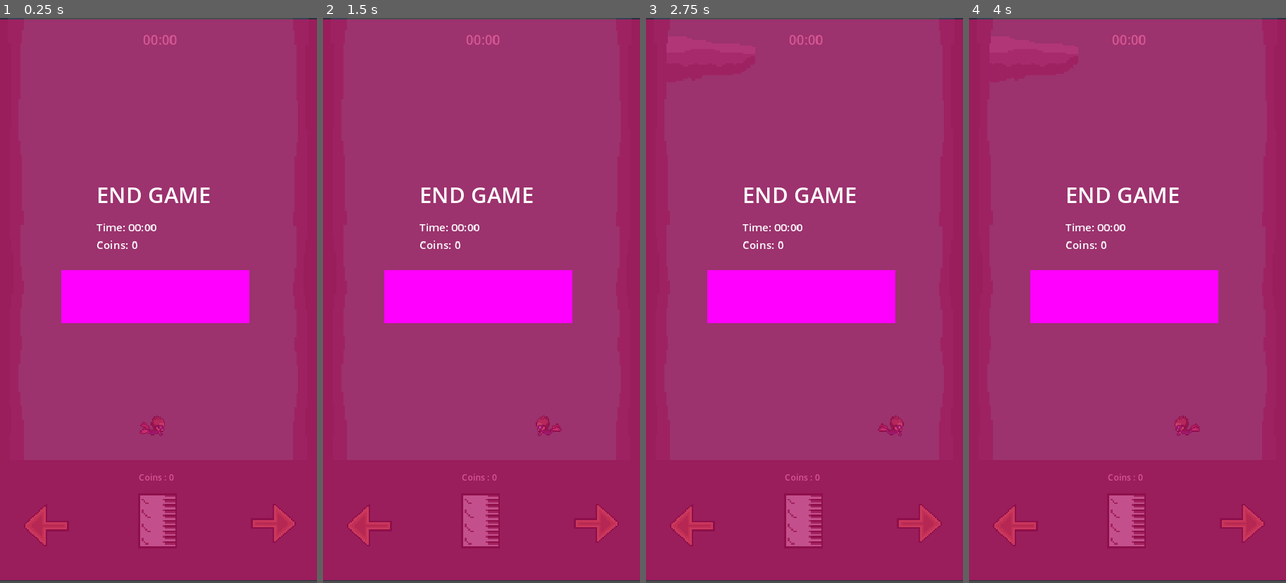
Above: before the commit, frames 1-4 (left to right).
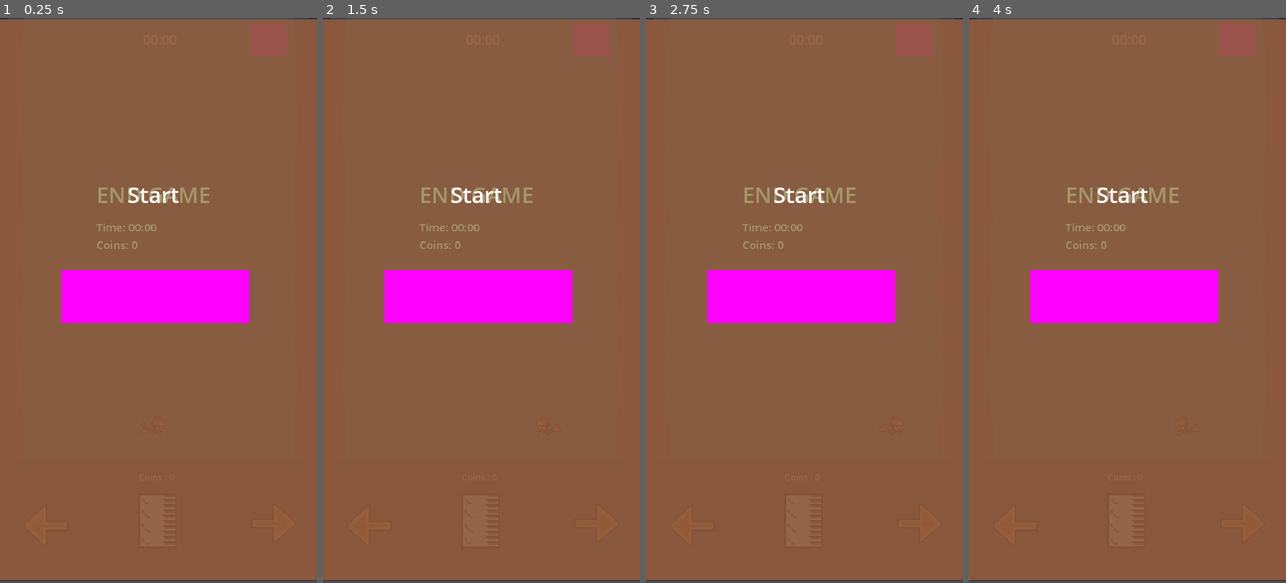
Above: after the commit, the same moments.

Repository: TreliaGT/Diver-Game-Godot
Game: Godot game, scene res://scenes/main.tscn
The game is run twice, just before and just after one commit, with the same random seed, the same clock (stepped at 60 frames per second) and the same inputs.
Inputs:
- Up to frame 1 (0.25 s): no input
- Up to frame 2 (1.5 s): tap Enter at 0.5 s; hold Right (ui_right) 0.53-1.28 s; hold Left (ui_left) from 1.28 s (still down)
- Up to frame 3 (2.75 s): release Left (ui_left) at 2.03 s; hold Right (ui_right) from 2.03 s (still down)
- Up to frame 4 (4 s): tap Space at 3.5 s; release Right (ui_right) at 3.53 s; hold Left (ui_left) from 3.53 s (still down)

The runs differ from the first frame. In frame 1, 94% of the frame differs, in the area x 0-100%, y 0-100%; in frame 2, 94%; in frame 3, 94%; in frame 4, 94%.

Commit message:
added start menu

Diff:
--- a/scenes/main.tscn
+++ b/scenes/main.tscn
@@ -182,11 +182,44 @@
 vframes = 2
 frame = 10
 
+[node name="Paused" type="TouchScreenButton" parent="UI"]
+position = Vector2(568, 11)
+scale = Vector2(84, 75)
+texture_normal = SubResource("PlaceholderTexture2D_tbs2w")
+
 [node name="Player" parent="." instance=ExtResource("2_1htvt")]
 position = Vector2(347, 923)
 
 [node name="Environment" type="VBoxContainer" parent="."]
 alignment = 1
+
+[node name="Pause" type="CanvasLayer" parent="."]
+unique_name_in_owner = true
+visible = false
+
+[node name="ColorRect" type="ColorRect" parent="Pause"]
+offset_left = -3.0
+offset_top = 4.0
+offset_right = 725.0
+offset_bottom = 1273.0
+size_flags_horizontal = 4
+size_flags_vertical = 4
+color = Color(0.504639, 0.428598, 0.183865, 0.717647)
+metadata/_edit_use_anchors_ = true
+
+[node name="Resume" type="TouchScreenButton" parent="Pause/ColorRect"]
+position = Vector2(142, 568)
+scale = Vector2(427, 119)
+texture_normal = SubResource("PlaceholderTexture2D_tbs2w")
+
+[node name="Endgame" type="Label" parent="Pause/ColorRect"]
+offset_left = 222.0
+offset_top = 361.0
+offset_right = 482.0
+offset_bottom = 431.0
+theme_override_font_sizes/font_size = 50
+text = "Pause"
+horizontal_alignment = 1
 
 [node name="EndGame" type="CanvasLayer" parent="."]
 visible = false
@@ -224,8 +257,37 @@
 theme_override_font_sizes/font_size = 50
 text = "END GAME"
 
+[node name="Start" type="CanvasLayer" parent="."]
+unique_name_in_owner = true
+
+[node name="ColorRect" type="ColorRect" parent="Start"]
+offset_left = -3.0
+offset_top = 4.0
+offset_right = 725.0
+offset_bottom = 1273.0
+size_flags_horizontal = 4
+size_flags_vertical = 4
+color = Color(0.504639, 0.428598, 0.183865, 0.717647)
+metadata/_edit_use_anchors_ = true
+
+[node name="Start" type="TouchScreenButton" parent="Start/ColorRect"]
+position = Vector2(142, 568)
+scale = Vector2(427, 119)
+texture_normal = SubResource("PlaceholderTexture2D_tbs2w")
+
+[node name="Endgame" type="Label" parent="Start/ColorRect"]
+offset_left = 222.0
+offset_top = 361.0
+offset_right = 482.0
+offset_bottom = 431.0
+theme_override_font_sizes/font_size = 50
+text = "Start"
+horizontal_alignment = 1
+
 [connection signal="pressed" from="UI/ColorRect/Right" to="Player" method="_on_right_pressed"]
 [connection signal="released" from="UI/ColorRect/Right" to="Player" method="_on_released"]
 [connection signal="pressed" from="UI/ColorRect/Left" to="Player" method="_on_left_pressed"]
 [connection signal="released" from="UI/ColorRect/Left" to="Player" method="_on_released"]
+[connection signal="pressed" from="UI/Paused" to="." method="_on_paused_pressed"]
+[connection signal="pressed" from="Pause/ColorRect/Resume" to="." method="_on_resume_pressed"]
 [connection signal="pressed" from="EndGame/ColorRect/Start Again" to="." method="_on_start_again_pressed"]
--- a/scripts/main.gd
+++ b/scripts/main.gd
@@ -7,6 +7,7 @@
 
 @onready var environment = $Environment
 @onready var end_game_ui = $EndGame
+@onready var paused_game_ui = %Pause
 @onready var Player = $Player
 @onready var coinlabel = %CoinLabel
 @onready var tankSprite = %Tank
@@ -18,6 +19,7 @@
 var tank : int = 10
 var viewport_size: Vector2
 var endgame: bool = false
+var pausedgame: bool = false
 var coins :int = 0
 var elapsed_time: float = 0.0
 # Called when the node enters the scene tree for the first time.
@@ -70,7 +72,7 @@
 			break
 
 func _process(delta: float) -> void:
-	if not endgame:
+	if not endgame && not pausedgame:
 		#Timer
 		elapsed_time += delta
 		var minutes = int(elapsed_time / 60)
@@ -103,6 +105,8 @@
 #end the game
 func _end_game() -> void:
 	endgame = true
+	spawn_timer.stop()
+	tank_timer.stop()
 	endstatus.text = "Time: %s \nCoins: %s" %  [timerLabel.text, str(coins)]
 	end_game_ui.visible = true
 
@@ -114,3 +118,21 @@
 #start again
 func _on_start_again_pressed() -> void:
 	get_tree().reload_current_scene()
+
+
+func _on_resume_pressed() -> void:
+	pausedgame = false
+	spawn_timer.start()
+	tank_timer.start()
+	paused_game_ui.visible = false
+
+
+func _on_paused_pressed() -> void:
+	pausedgame = true
+	spawn_timer.stop()
+	tank_timer.stop()
+	paused_game_ui.visible = true
+
+
+func _on_start_pressed() -> void:
+	pass # Replace with function body.
